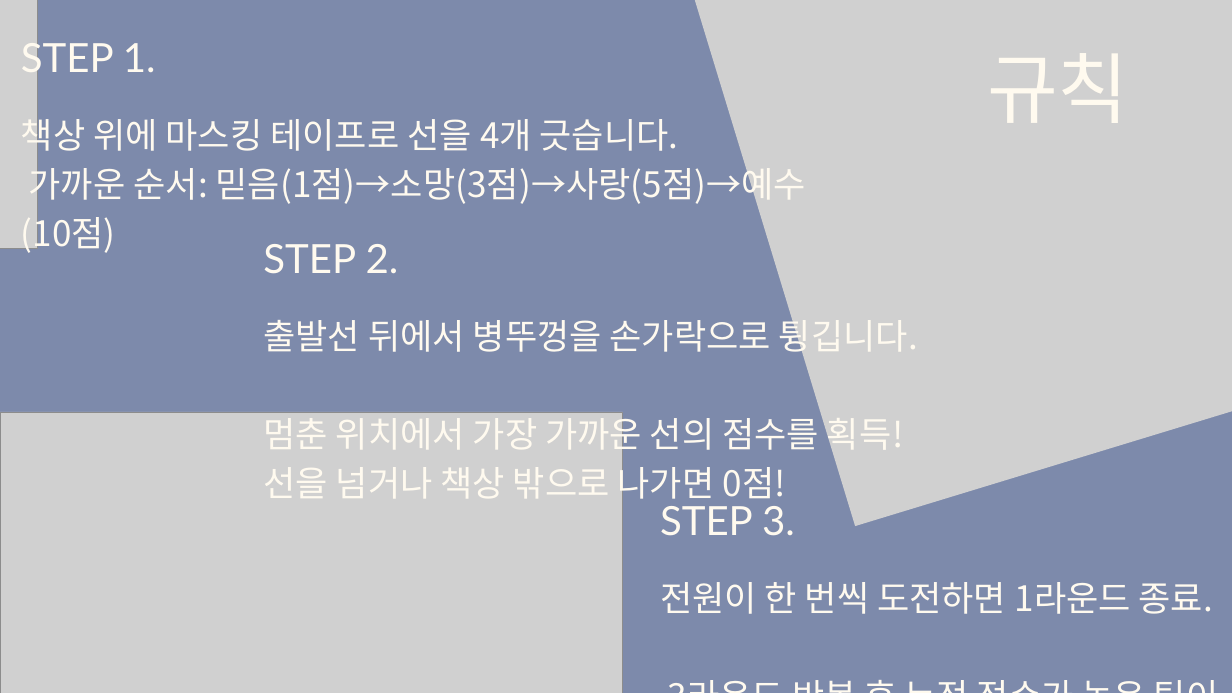
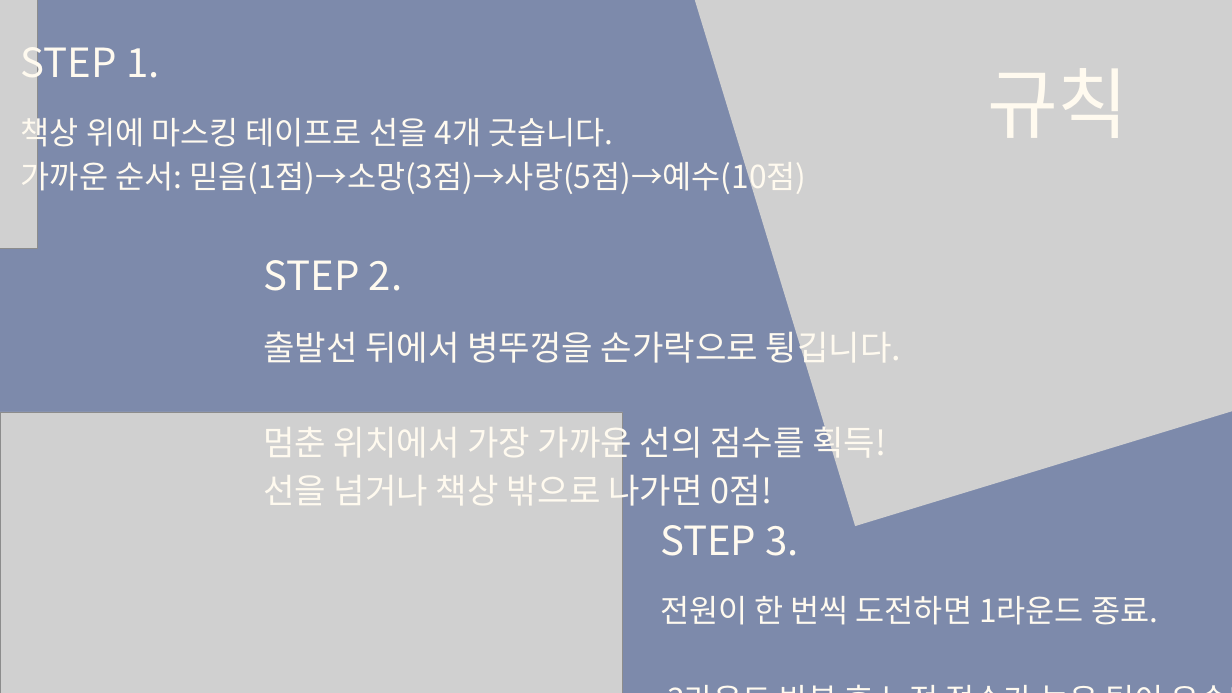
Before and after one commit to tkdgns25300/sunday_play, a slide deck: slide 2 of public/downloads/games/bottle-cap-flick/rules.pptx. Drawn at 1232x693 pixels with LibreOffice and Linux fonts; fonts in the diff are those of the drawing; grey boxes stand for pictures. Boxes give left, top, right and bottom in pixels: in the first picture for what was removed or moved away, otherwise in the second. Text is boxed around its words. In the diff, an @@ line names an element or a change of style, - is before the commit and + after.

```diff
--- a/public/downloads/games/bottle-cap-flick/rules.pptx
+++ b/public/downloads/games/bottle-cap-flick/rules.pptx
@@ text "규칙": place and size @@
-text "규칙" at [987, 53, 1129, 123]
+text "규칙" at [987, 68, 1129, 138]
@@ text "책상 위에 마스킹 테이프로 선을 ..." at [21, 112, 806, 197]: size 41 to 37 pt; line spacing 57.4pt to 51.8pt @@
@@ text "STEP 2.": place and size @@
-text "STEP 2." at [263, 244, 399, 273]
+text "STEP 2." at [263, 260, 402, 291]
@@ text "출발선 뒤에서 병뚜껑을 손가락으로 튕깁니다.": place and size @@
-text "출발선 뒤에서 병뚜껑을 손가락으로 튕깁니다." at [263, 314, 919, 506]
+text "출발선 뒤에서 병뚜껑을 손가락으로 튕깁니다." at [263, 325, 901, 513]
@@ text "출발선 뒤에서 병뚜껑을 손가락으로 튕깁니다." at [263, 325, 901, 513]: size 41 to 40 pt; line spacing 57.4pt to 56pt @@
@@ font Lato to Noto Sans CJK KR in 4 elements at [21, 36, 159, 88], [987, 68, 1129, 138], [263, 260, 402, 291], [660, 525, 798, 556] @@
@@ text "STEP 3.": place and size @@
-text "STEP 3." at [660, 506, 795, 535]
+text "STEP 3." at [660, 525, 798, 556]
@@ text "전원이 한 번씩 도전하면 1라운드 ...": place and size @@
-text "전원이 한 번씩 도전하면 1라운드 ..." at [660, 582, 1213, 614]
+text "전원이 한 번씩 도전하면 1라운드 ..." at [660, 596, 1158, 625]
@@ text "전원이 한 번씩 도전하면 1라운드 ..." at [660, 596, 1158, 625]: size 41 to 37 pt; line spacing 57.4pt to 51.8pt @@
```
Also in this commit, not shown: 4 other slides changed, 3 other files.
